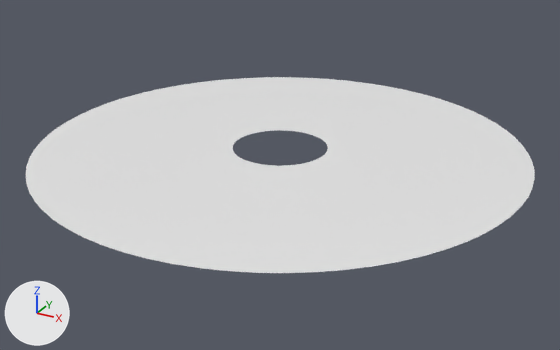
Two versions of the FBX model Assets/Metronome/Models/disc.fbx, one commit apart.
Camera for both pictures: a camera (50 mm lens) standing at (6.8, -12.36, 5.59) and looking at (0.1, -0.19, -0.5). Every picture has the same lights, and +X, +Y and +Z are marked at lower left. Where no turn or scale is listed for an object, it has been applied to the vertices.

Names of what the first picture shows: 'disc'.
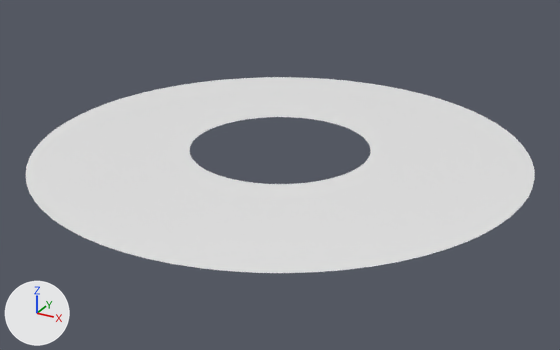
The newer file is also rescaled (x0.95), turned or shifted as a whole; pictures and numbers use the older file's frame.

Pixel boxes (x1, y1, x2, y2) of what changed, in the pictures (560 x 350 px; the box of a moved part takes in the faces that stretch with it):
```json
{"part": 1, "of": "me_mesh", "change": "moved or reshaped", "before": [187, 114, 374, 187], "after": [187, 114, 374, 187]}
```

Scene script edits in JSON lines:
```json
{"block": "me_mesh", "where": "me_mesh.from_pydata(...)  # 146 vertices, 72 faces; spans x -9.76..-0.24, y -1.92..7.6, z 0.0"}
{"block": "me_mesh", "where": "# used by ob_disc; location = (5.0, -2.84, 0.0)"}
{"block": "me_mesh", "change": "me_mesh part 1: all 73 vertices in x -5.93..-4.07, y 1.92..3.77, z 0.0 are scaled about their middle by 1.89"}
```
